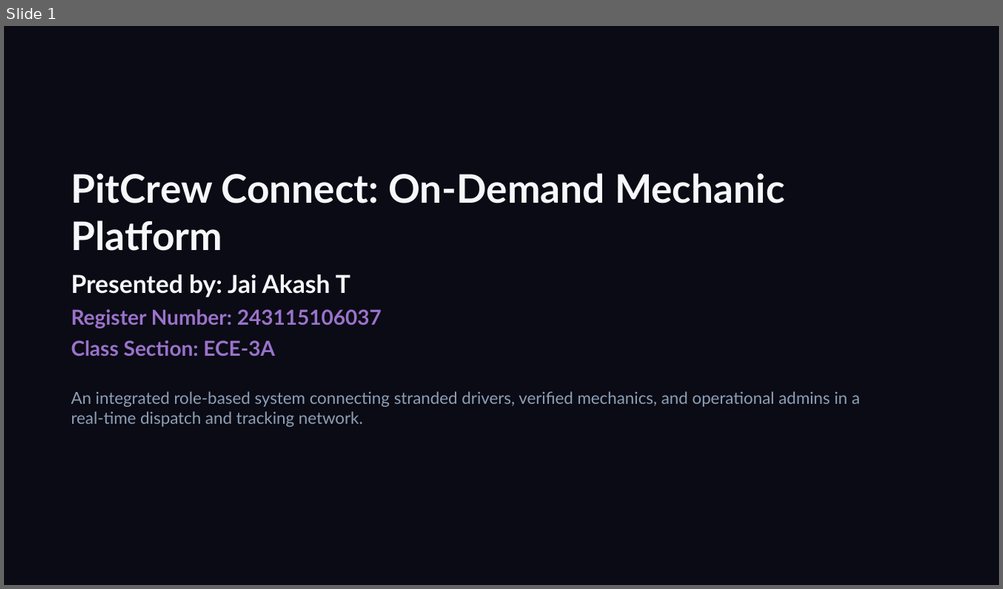
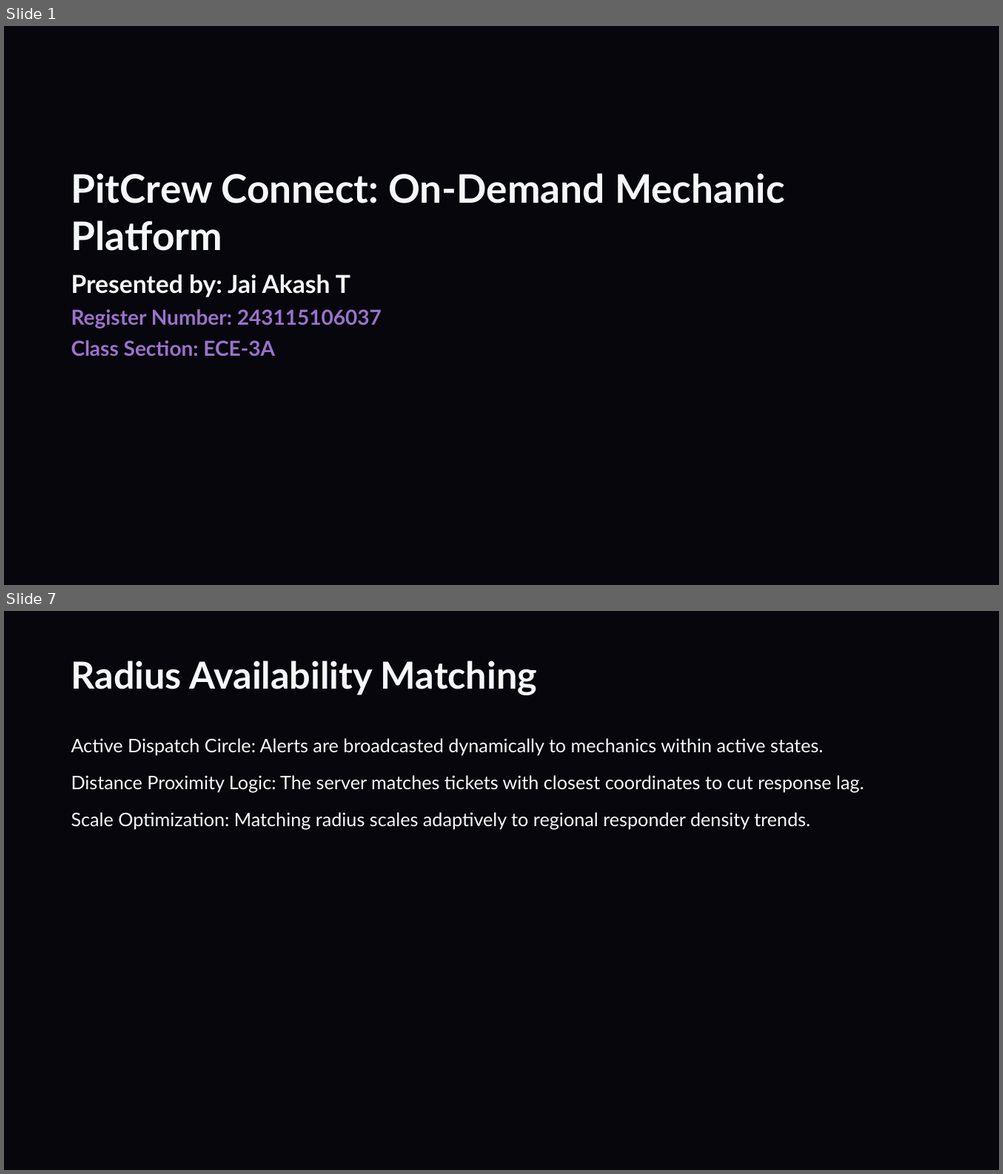
Before and after one commit to jaiAkash1209/Ecube-ppt, a slide deck: PitCrew_Connect_Showcase.pptx. Shown one above the other, each under a label of ours: slide 1 before the commit, slides 1 and 7 after it; the slides between them are not shown. The pictures are 1003x589 and 1003x1174 pixels, drawn with LibreOffice and Linux fonts; fonts in the diff are those of the drawing. Boxes give left, top, right and bottom in pixels: in the first picture for what was removed or moved away, otherwise in the second. Text is boxed around its words. In the diff, an @@ line names an element or a change of style, - is before the commit and + after.

```diff
--- a/PitCrew_Connect_Showcase.pptx
+++ b/PitCrew_Connect_Showcase.pptx
@@ slide 7 added at (4, 611, 999, 1170), background #06060C @@
@@ text added at (71, 661, 537, 695), 36 pt, text #F5F7FA, bold @@
+Radius Availability Matching
@@ text added at (71, 738, 863, 829), 18 pt, text #F5F7FA @@
+Active Dispatch Circle: Alerts are broadcasted dynamically to mechanics within active states.
+Distance Proximity Logic: The server matches tickets with closest coordinates to cut response lag.
+Scale Optimization: Matching radius scales adaptively to regional responder density trends.
@@ slide 1 changed as well @@
@@ background #0A0B14 to #06060C @@
@@ text removed at (71, 392, 859, 427) @@
-An integrated role-based system connecting stranded drivers, verified mechanics, and operational admins in a real-time dispatch and tracking network.
```
Also in this commit, not shown: 4 other slides changed, 5 other slides added, 3 slides removed, 4 other files.
